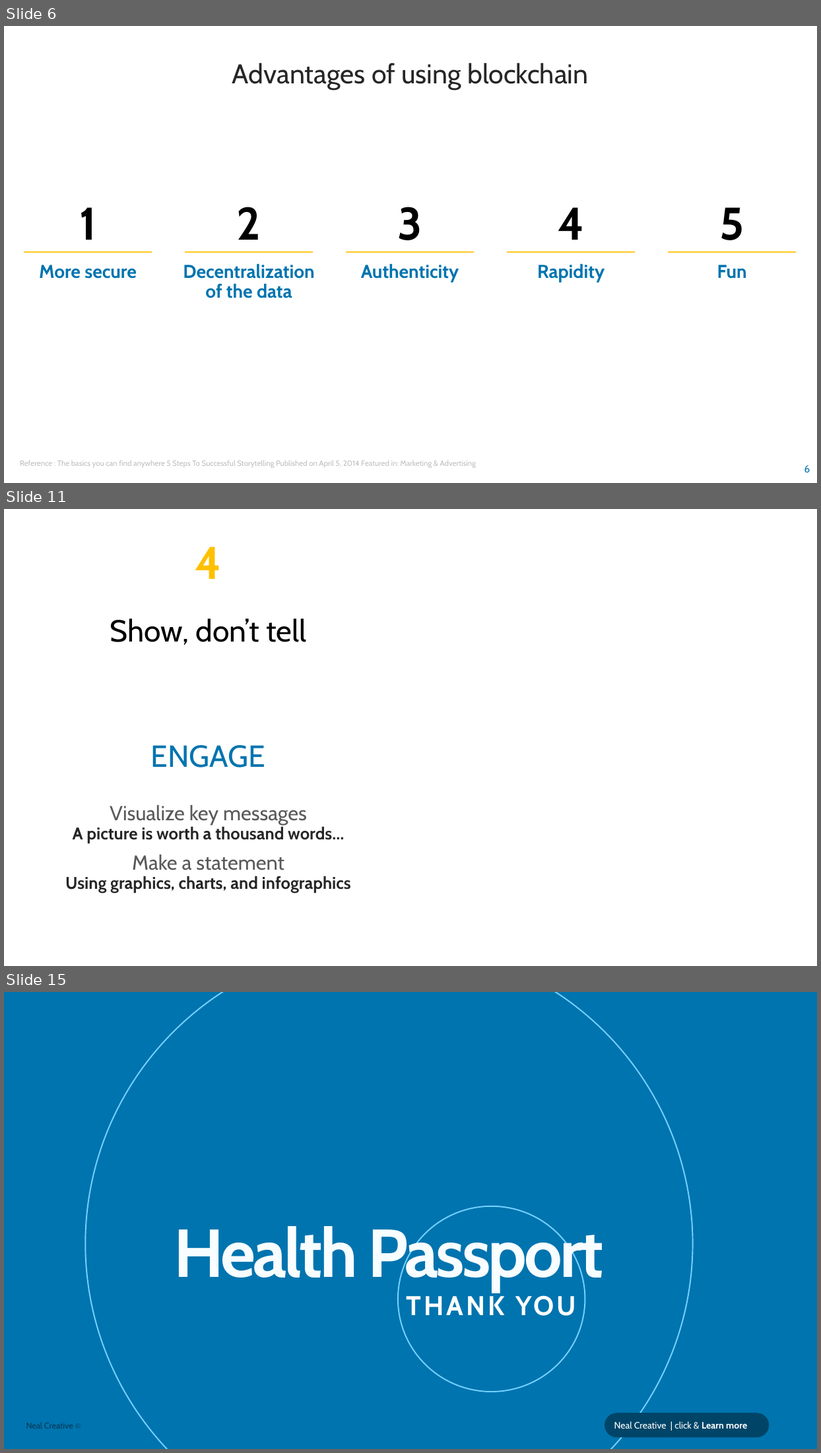
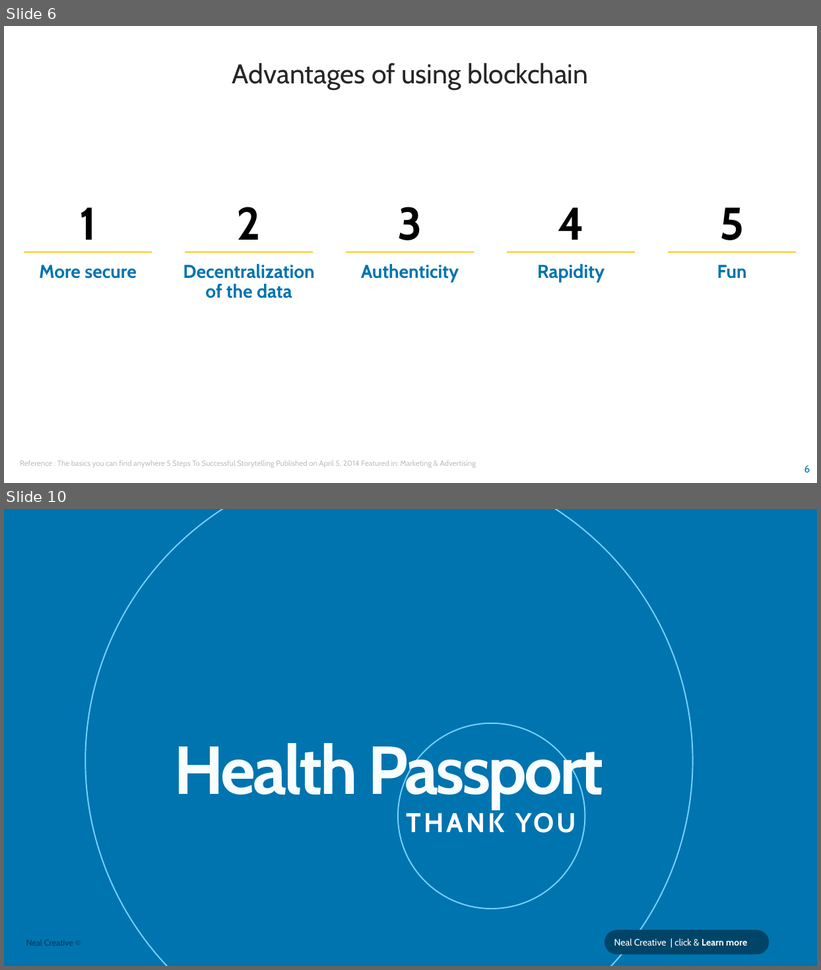
Before and after one commit to amaury-mercier/hackathon_blockchain, a slide deck: Hackathon Blockchain bis.pptx. Shown one above the other, each under a label of ours: slides 6, 11 and 15 before the commit, slides 6 and 10 after it; the slides between them are not shown. The pictures are 821x1453 and 821x970 pixels, drawn with LibreOffice and Linux fonts; fonts in the diff are those of the drawing; background and template pictures are left out. Boxes give left, top, right and bottom in pixels: in the first picture for what was removed or moved away, otherwise in the second. Text is boxed around its words. In the diff, an @@ line names an element or a change of style, - is before the commit and + after.

```diff
--- a/Hackathon Blockchain bis.pptx
+++ b/Hackathon Blockchain bis.pptx
@@ slide 11 removed at <box>4,509,817,966</box>, background #FFFFFF @@
@@ text removed at <box>195,547,222,579</box> @@
-4
@@ text removed at <box>110,619,307,645</box> @@
-Show, don’t tell
@@ text removed at <box>65,745,351,893</box> @@
-ENGAGE
-  Visualize key messages
-      A picture is worth a thousand words…
-  Make a statement
-      Using graphics, charts, and infographics
@@ page number removed at <box>789,942,815,966</box> @@
-11
@@ what was slide 15 is now slide 10 @@
```
Also in this commit, not shown: 3 slides added, 7 other slides removed.
